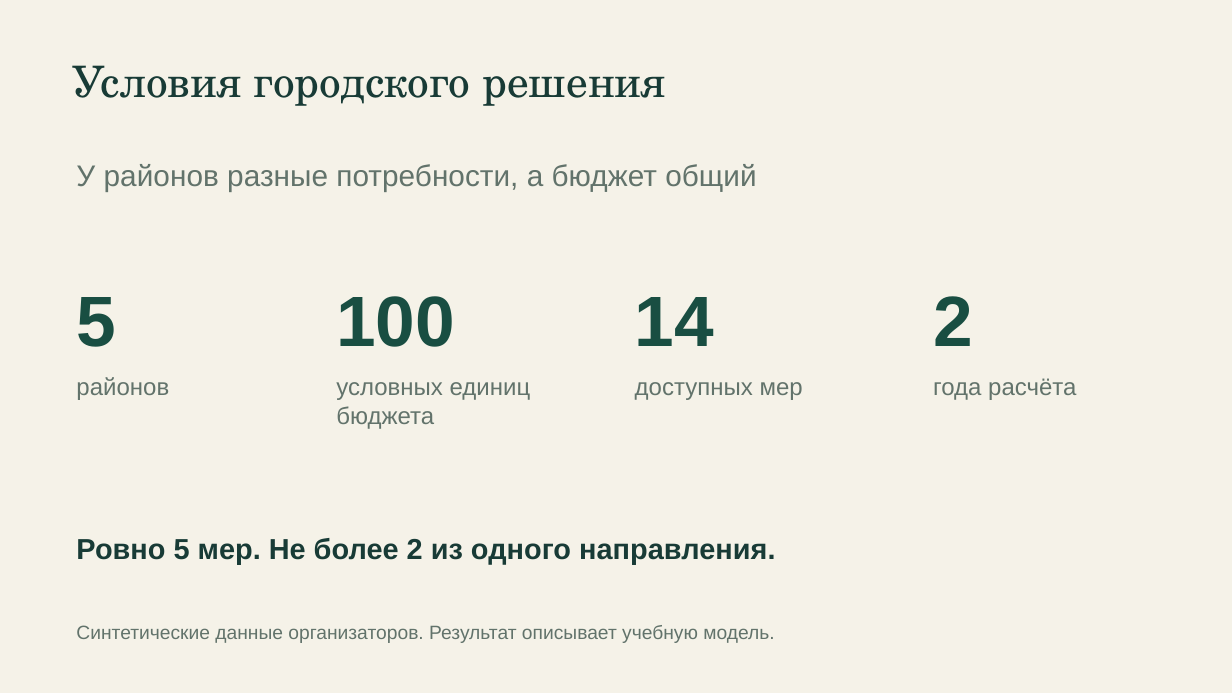
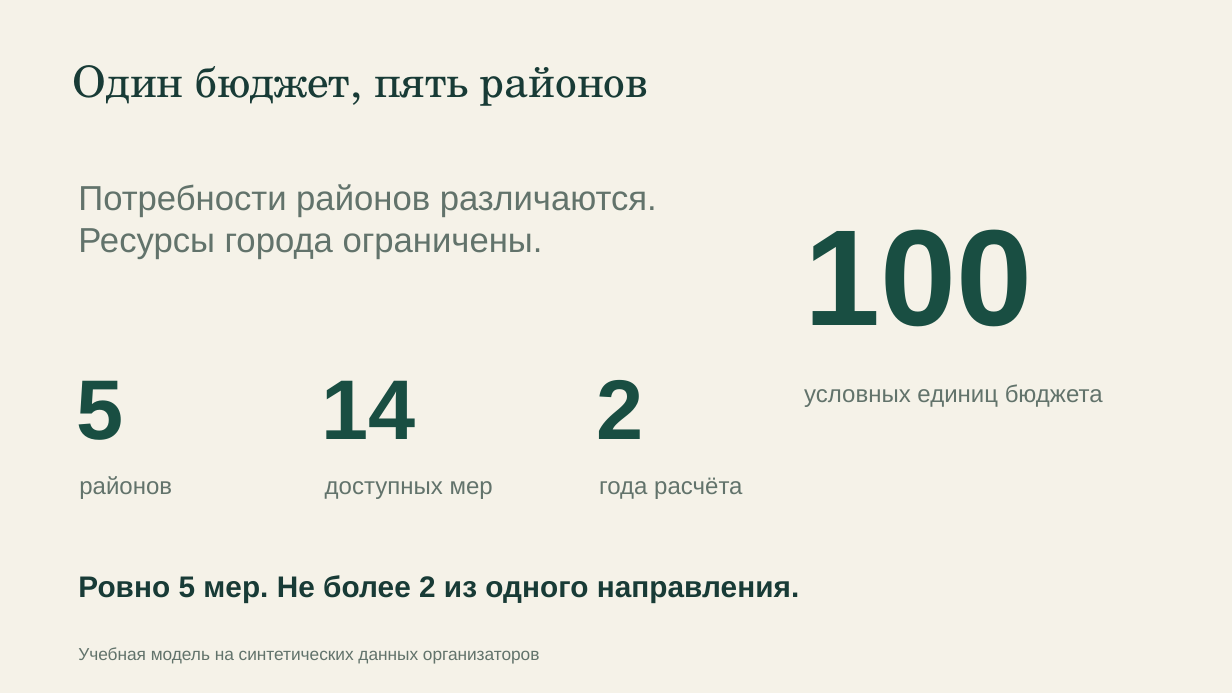
Before and after one commit to BAITC-Hacks/hack-55197c77-newbie, a slide deck: slide 2 of presentation/akim-na-5-chasov.pptx. Drawn at 1232x693 pixels with LibreOffice and Linux fonts; fonts in the diff are those of the drawing. Boxes give left, top, right and bottom in pixels: in the first picture for what was removed or moved away, otherwise in the second. Text is boxed around its words. In the diff, an @@ line names an element or a change of style, - is before the commit and + after.

Commit message:
Refine presentation design and defense narrative

```diff
--- a/presentation/akim-na-5-chasov.pptx
+++ b/presentation/akim-na-5-chasov.pptx
@@ text at (73, 65, 648, 106): text changed @@
-Условия городского решения
+Один бюджет, пять районов
@@ text at (78, 184, 657, 259): text changed; size 23.2 to 27 pt @@
-У районов разные потребности, а бюджет общий
+Потребности районов различаются.
+Ресурсы города ограничены.
@@ text "100": place and size @@
-text "100" at (336, 296, 455, 347)
+text "100" at (804, 229, 1032, 327)
@@ text "100" at (804, 229, 1032, 327): size 55.5 to 106.5 pt @@
@@ size 55.5 to 66 pt in 3 elements at (322, 380, 416, 439), (596, 380, 643, 439), (76, 380, 123, 440) @@
@@ text "5": place and size @@
-text "5" at (76, 297, 116, 347)
+text "5" at (76, 380, 123, 440)
@@ text "14": place and size @@
-text "14" at (635, 297, 714, 346)
+text "14" at (322, 380, 416, 439)
@@ text "2": place and size @@
-text "2" at (933, 296, 973, 346)
+text "2" at (596, 380, 643, 439)
@@ text at (804, 384, 1103, 407): text changed @@
-условных единиц
-бюджета
+условных единиц бюджета
@@ text "районов": place and size @@
-text "районов" at (76, 377, 169, 400)
+text "районов" at (79, 476, 172, 499)
@@ text "доступных мер": place and size @@
-text "доступных мер" at (635, 382, 803, 400)
+text "доступных мер" at (325, 481, 493, 499)
@@ text "года расчёта": place and size @@
-text "года расчёта" at (933, 378, 1076, 400)
+text "года расчёта" at (599, 477, 742, 499)
@@ text "Ровно 5 мер. Не более ...": place and size @@
-text "Ровно 5 мер. Не более ..." at (76, 538, 775, 565)
+text "Ровно 5 мер. Не более ..." at (78, 575, 799, 603)
@@ text "Ровно 5 мер. Не более ..." at (78, 575, 799, 603): size 22.5 to 23.2 pt @@
@@ text at (78, 647, 540, 664): text changed; size 15 to 13.5 pt @@
-Синтетические данные организаторов. Результат описывает учебную модель.
+Учебная модель на синтетических данных организаторов
```
Also in this commit, not shown: 5 other slides changed, 1 slide added, 1 slide removed, 2 other files.
